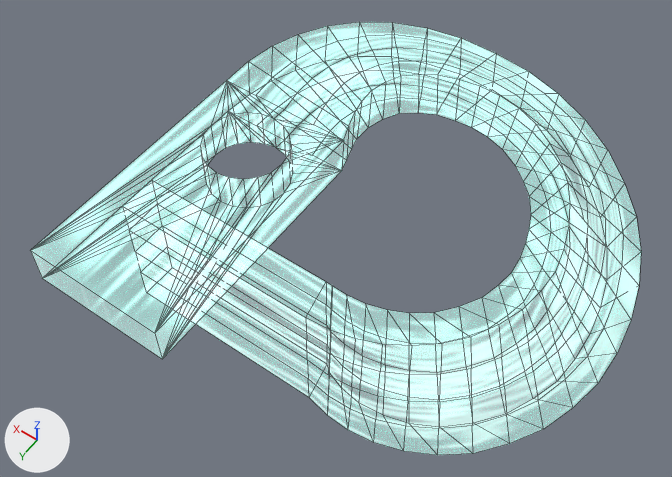
Before and after pictures for a commit that changed the FBX model GRAVYRINTH/Assets/RINCK/object/0_object4.fbx.
Both versions are drawn from a camera (50 mm lens) standing at (-0.757, 1.378, 1.991) and looking at (0.149, 0.11, -0.002). Arrows for +X, +Y and +Z are at lower left; the lights stay in place. Mesh edges are drawn as thin lines. Where no turn or scale is listed for an object, it has been applied to the vertices.

The older version as bpy lines, for what is in view:
```python
me_0_object4 = bpy.data.meshes.new('0_object4')
me_0_object4.from_pydata(...)  # 364 vertices, 391 faces; spans x -0.617..0.617, y -0.71..0.71, z -0.283..0.283
me_0_object4.materials.append(mat_aurablue)  # picture img_aurablue_png
# before: 1 (0.608, 0.71, 0.235), 2 (0.213, 0.71, 0.235), 5 (0.608, 0.71, 0.123), 6 (0.213, 0.71, 0.123)
ob_0_object4 = bpy.data.objects.new('0_object4', me_0_object4)
ob_0_object4.location = (0.0, 0.0, 0.0)
```
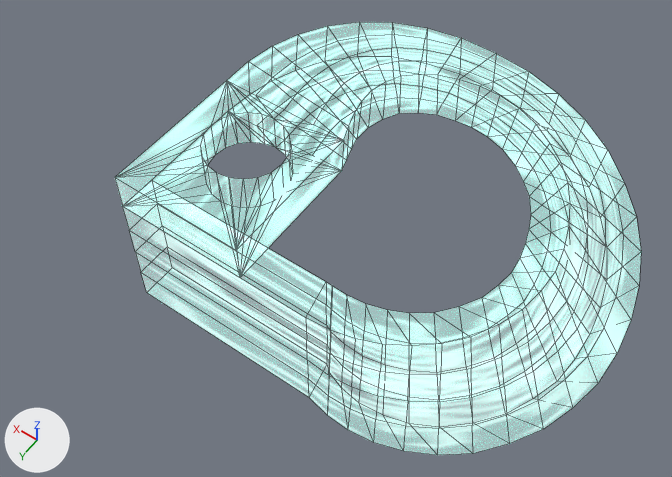
Patch to the scene script:
```diff
--- a/GRAVYRINTH/Assets/RINCK/object/0_object4.fbx.py
+++ b/GRAVYRINTH/Assets/RINCK/object/0_object4.fbx.py
@@ me_0_object4 @@
 # used by ob_0_object4; location = (0.0, 0.0, 0.0)
-me_0_object4.from_pydata(...)  # 364 vertices, 391 faces; spans x -0.617..0.617, y -0.71..0.71, z -0.283..0.283
+me_0_object4.from_pydata(...)  # 364 vertices, 391 faces; spans x -0.617..0.617, y -0.71..0.446, z -0.283..0.283
+# me_0_object4 part 1
+for i in [1, 2, 5, 6]: me_0_object4.vertices[i].co += Vector((0.0, -0.284, 0.0))
+# me_0_object4 part 2: texture (UV) coordinates of 389 of 391 faces, centred in x -0.589..0.611, y -0.679..0.71, z -0.274..0.266, changed; they spanned u 0.0..1.0, v 0.0..1.0 and now span u 0.0..1.0, v 0.0..1.0
 me_0_object4.materials.append(mat_aurablue)
```

What differs and where, as boxes (x1, y1, x2, y2) in the pictures (672 x 477 px; the box of a moved part takes in the faces that stretch with it):
'0_object4', reshaped (18% narrower)
    before: (74, 30, 638, 441)
    after: (161, 32, 622, 444)
part 1 of me_0_object4, moved or reshaped
    before: (74, 87, 332, 318)
    after: (163, 87, 335, 232)
part 2 of me_0_object4, surface changed
    before: (164, 30, 638, 441)
    after: (161, 32, 622, 444)
